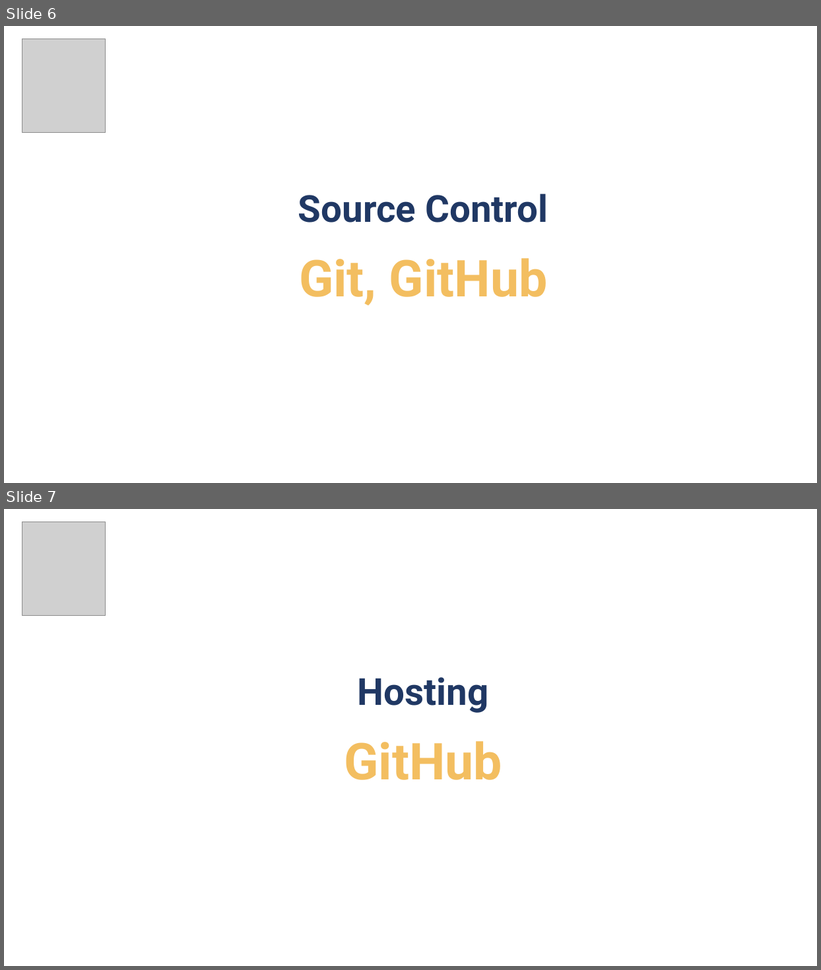
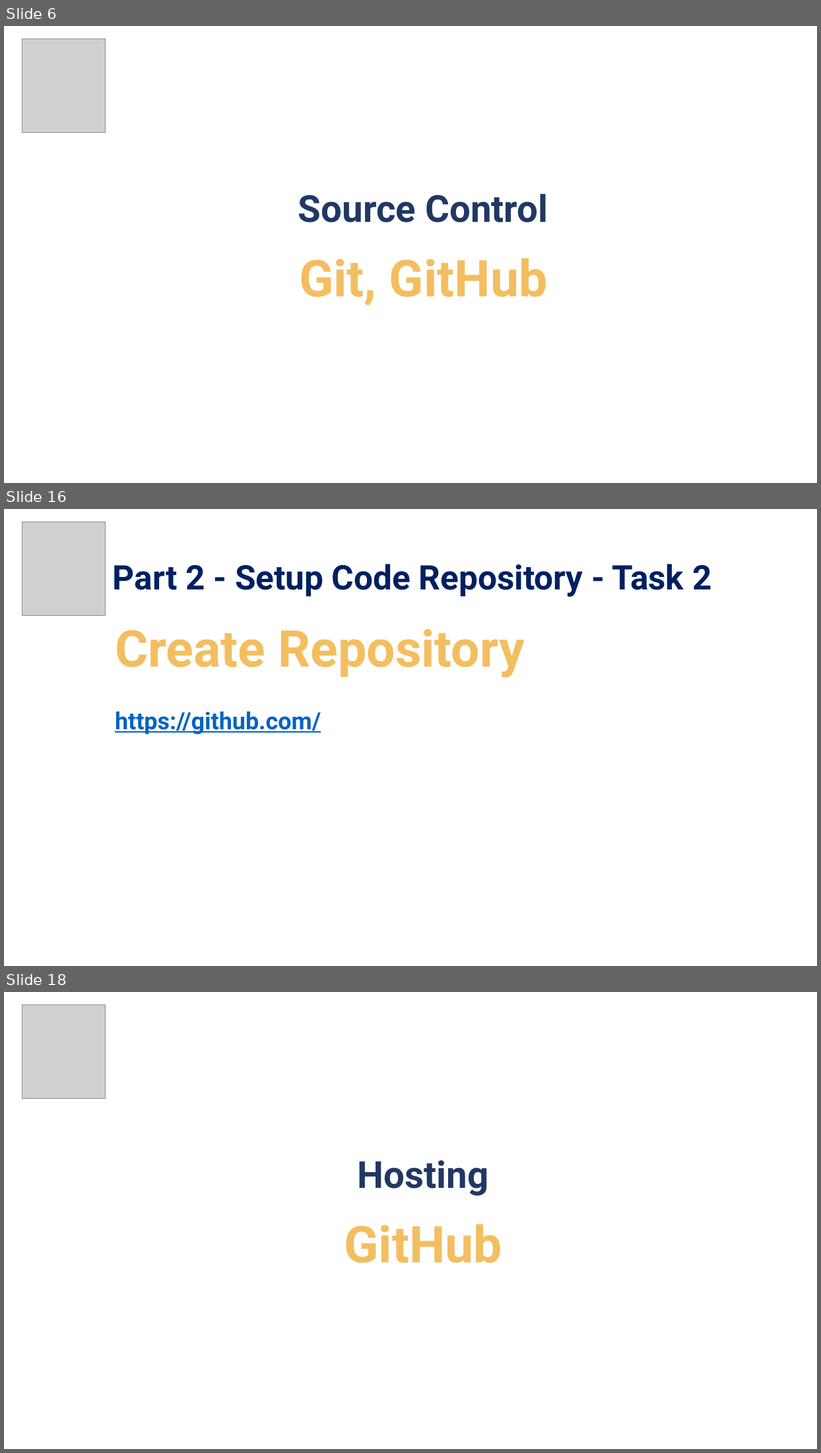
Before and after one commit to pirocorp/CSS-Advanced, a slide deck: 01. Dev Workflows & Tools/01. Dev Workflows & Tools.pptx. Shown one above the other, each under a label of ours: slides 6 and 7 before the commit, slides 6, 16 and 18 after it; the slides between them are not shown. The pictures are 821x970 and 821x1453 pixels, drawn with LibreOffice and Linux fonts; fonts in the diff are those of the drawing; grey boxes stand for pictures; background and template pictures are left out. Boxes give left, top, right and bottom in pixels: in the first picture for what was removed or moved away, otherwise in the second. Text is boxed around its words. In the diff, an @@ line names an element or a change of style, - is before the commit and + after.

```diff
--- a/01. Dev Workflows & Tools/01. Dev Workflows & Tools.pptx
+++ b/01. Dev Workflows & Tools/01. Dev Workflows & Tools.pptx
@@ slide 16 added at bbox=[4, 509, 817, 966], background picture (left out) @@
@@ picture added at bbox=[22, 522, 106, 616] @@
@@ text added at bbox=[113, 564, 712, 597], 40 pt, text #002060, bold @@
+Part 2 - Setup Code Repository - Task 2
@@ title added at bbox=[115, 629, 524, 678], 60 pt, text #F3BE60, bold @@
+Create Repository
@@ text added at bbox=[115, 712, 321, 735], 28 pt, text #0563C1, bold, underline @@
+https://github.com/
@@ what was slide 7 is now slide 18 @@
```
Also in this commit, not shown: 1 slide changed, 24 other slides added, 1 slide removed.
